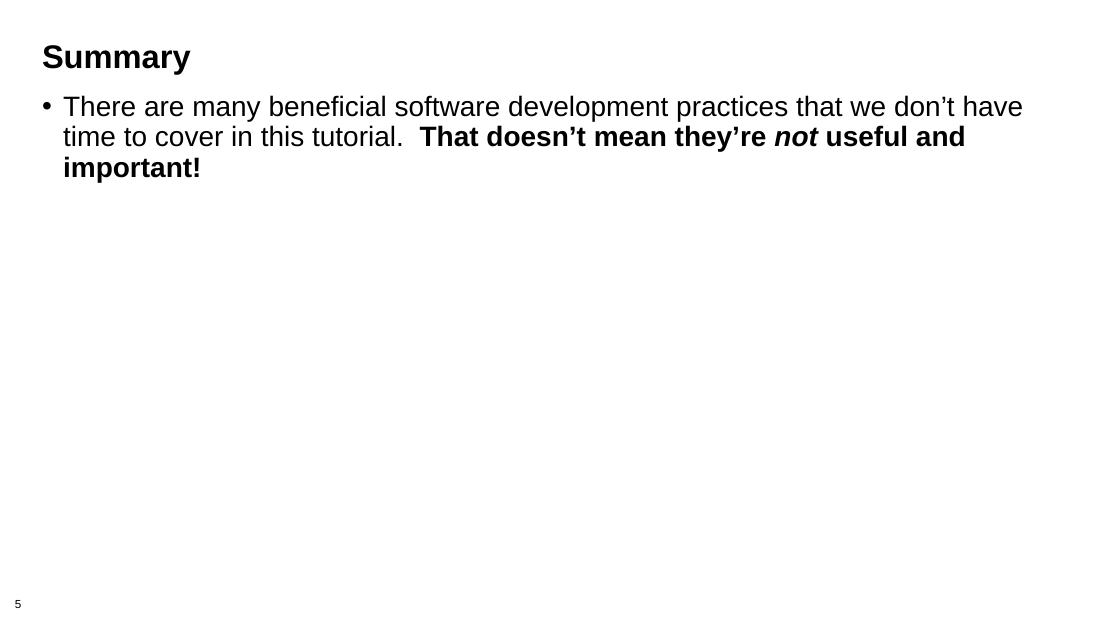
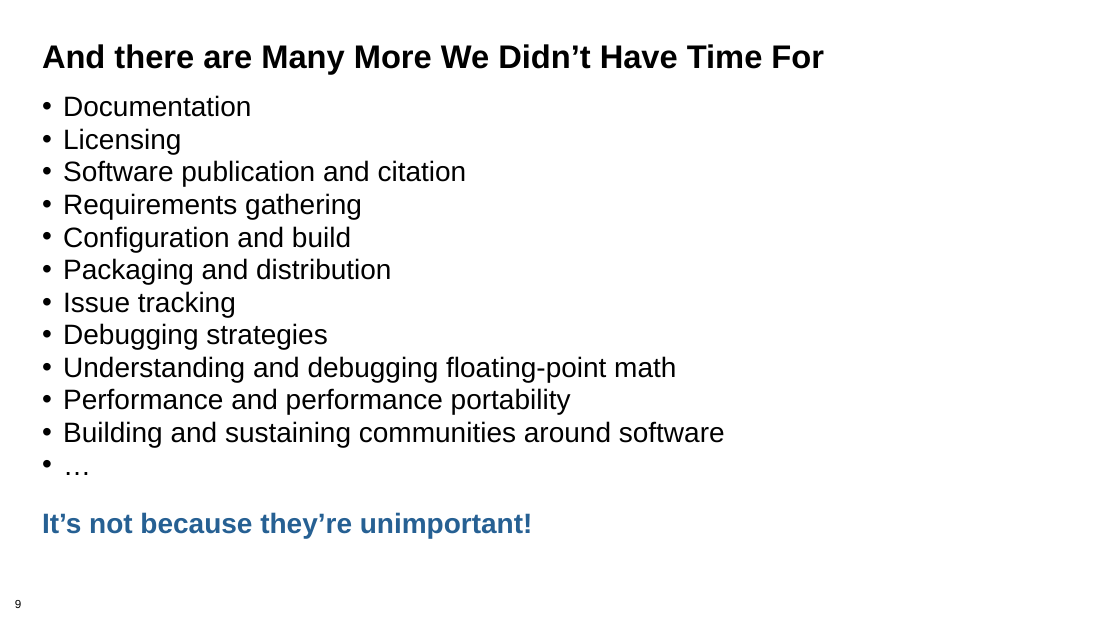
Before and after one commit to betterscientificsoftware/bssw-tutorial, a slide deck: slide 9 of presentations/summary.pptx (slide 5 before the commit). Drawn at 1120x630 pixels with LibreOffice and Linux fonts; fonts in the diff are those of the drawing; background and template pictures are left out. Boxes give left, top, right and bottom in pixels: in the first picture for what was removed or moved away, otherwise in the second. Text is boxed around its words. In the diff, an @@ line names an element or a change of style, - is before the commit and + after.

```diff
--- a/presentations/summary.pptx
+++ b/presentations/summary.pptx
@@ title at [42,44,824,74]: text changed @@
-Summary
+And there are Many More We Didn’t Have Time For
@@ text at [42,95,725,538]: text changed @@
-• There are many beneficial software development practices that we don’t have time to cover in this tutorial. That doesn’t mean they’re not useful and important!
+• Documentation
+• Licensing
+• Software publication and citation
+• Requirements gathering
+• Configuration and build
+• Packaging and distribution
+• Issue tracking
+• Debugging strategies
+• Understanding and debugging floating-point math
+• Performance and performance portability
+• Building and sustaining communities around software
+• …
+It’s not because they’re unimportant!
```
Also in this commit, not shown: 2 other slides changed, 6 slides added, 1 other file.
